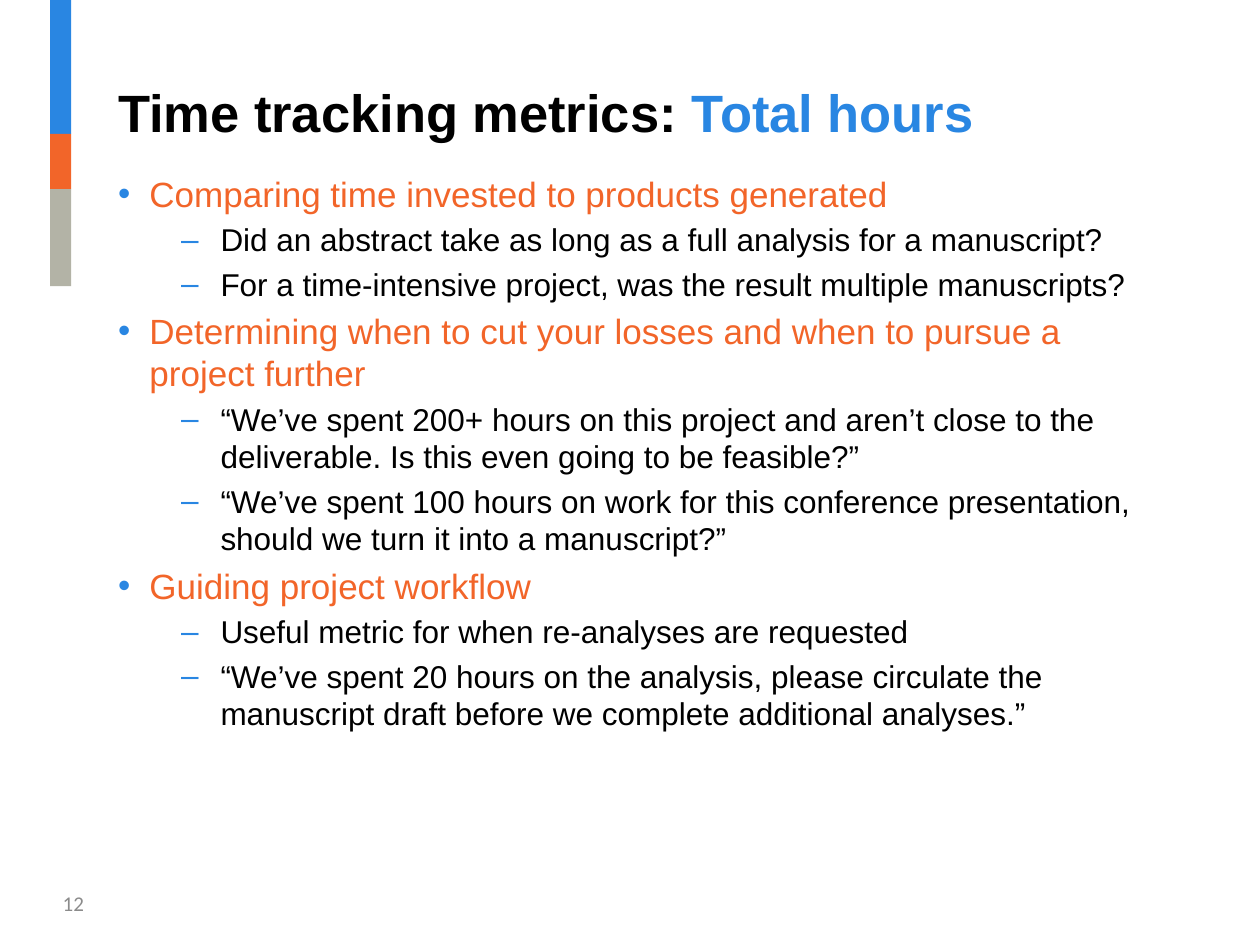
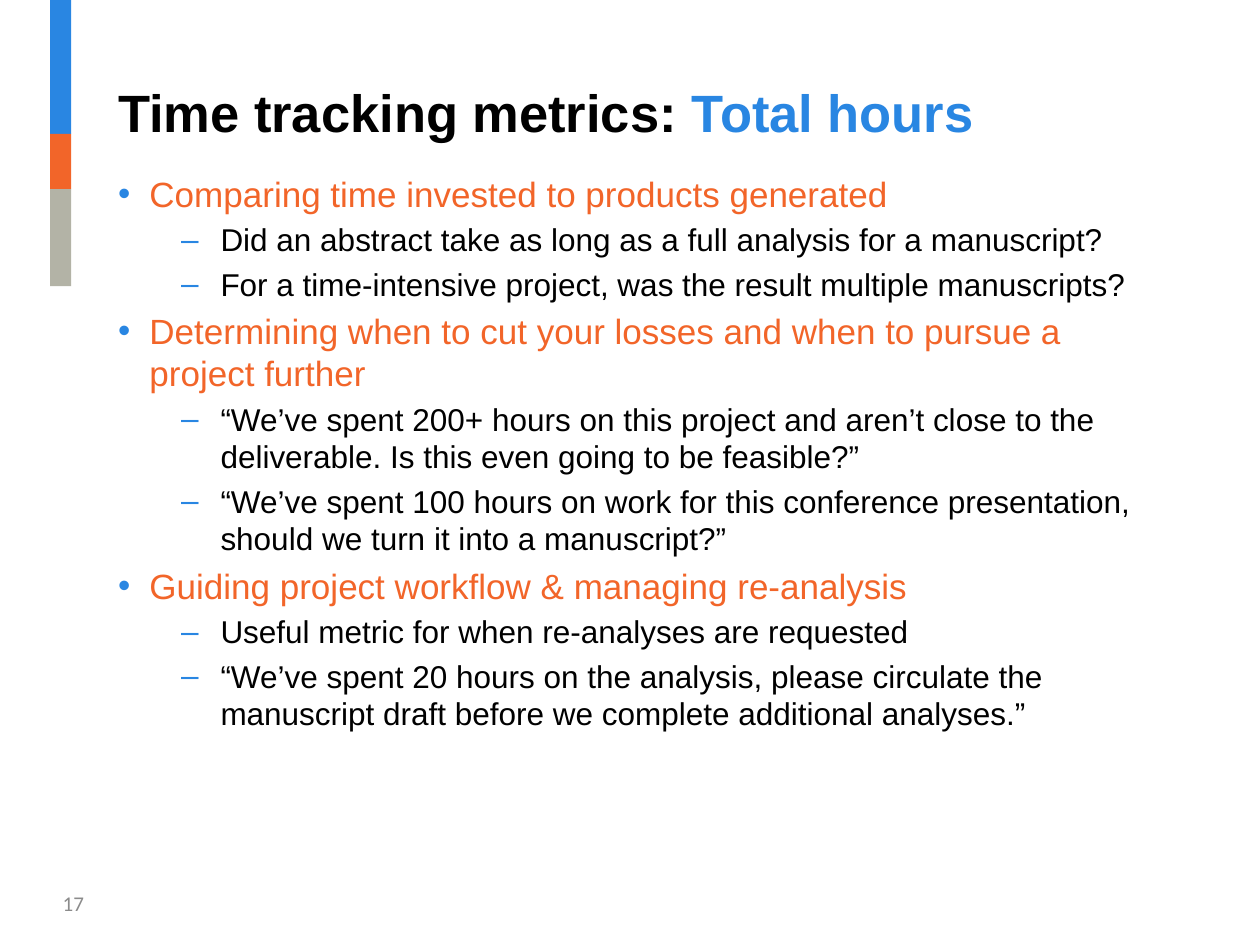
Before and after one commit to jalavery/timetrackR, a slide deck: slide 17 of Strategy and Innovation timetrackR Presentation.pptx (slide 12 before the commit). Drawn at 1260x945 pixels with LibreOffice and Linux fonts; fonts in the diff are those of the drawing; background and template pictures are left out. Boxes give left, top, right and bottom in pixels: in the first picture for what was removed or moved away, otherwise in the second. Text is boxed around its words. In the diff, an @@ line names an element or a change of style, - is before the commit and + after.

```diff
--- a/Strategy and Innovation timetrackR Presentation.pptx
+++ b/Strategy and Innovation timetrackR Presentation.pptx
@@ text at box(149, 573, 906, 605): text changed @@
-• Guiding project workflow
+• Guiding project workflow & managing re-analysis
@@ page number at box(63, 897, 84, 911): text changed @@
-12
+17
```
Also in this commit, not shown: 11 other slides changed, 16 slides added, 12 slides removed, 9 other files.
